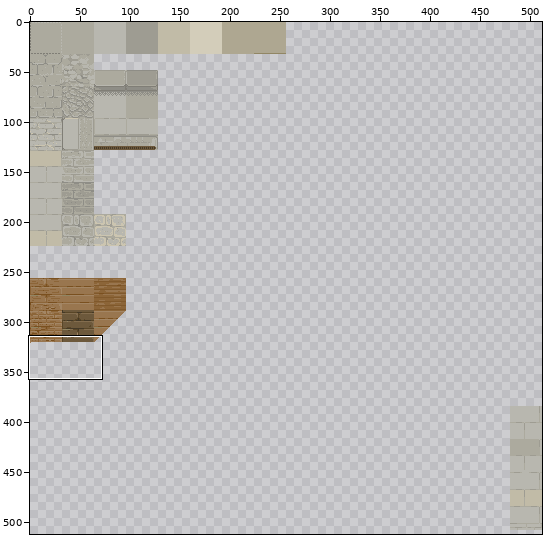
One commit to this sprite sheet: Assets/Sprites/Tiles/seamless.png. The picture above shows the old version from afar; the outline marks the close-up.
Close-up. Before:
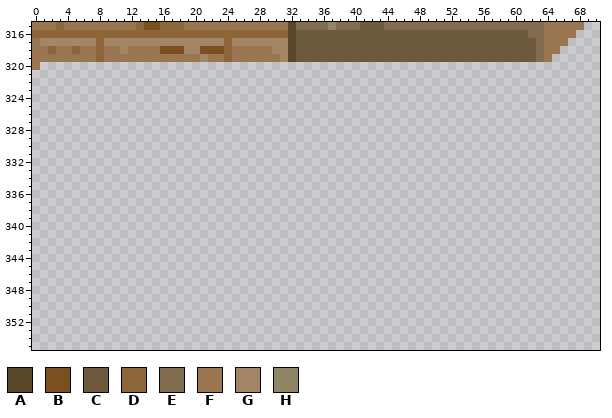
The file is 512x512 pixels. Shown: x 0..70, y 315..355.
Palette (. is transparent): A #594627  B #7a501f  C #6d593c  D #8c6538  E #836d4f  F #99764f  G #a38665  H #918664
Pixels before (only the part around the change), first column x 0:
315 FFFDFFFFFFFFFDBBDDDFFFFFFFFFFFFFAEEEEHEEECCCEEEEEEEEEEEEEEEEEEEEFFFFF..
316 DDDDDDDDDDDDDDDDDDDDDDDDDDDDDDDDACCCCCCCCCCCCCCCCCCCCCCCCCCCCCEEFFFF...
317 FGGGGGGGDGGGGGGGGGGGGGGGDGGGGGGGACCCCCCCCCCCCCCCCCCCCCCCCCCCCCCEFFF....
318 FFDFFDFFDFFGFFFFBBBGGBBBDFFFFFGGACCCCCCCCCCCCCCCCCCCCCCCCCCCCCCEFF.....
319 FFFFFFFFDFFFFFFFFFFFFGFFDFFFFFFGACCCCCCCCCCCCCCCCCCCCCCCCCCCCCCEF......
320 F......................................................................
321 .......................................................................
322 .......................................................................
323 .......................................................................
324 .......................................................................
325 .......................................................................
326 .......................................................................
327 .......................................................................
328 .......................................................................
329 .......................................................................
330 .......................................................................
331 .......................................................................
332 .......................................................................
333 .......................................................................
334 .......................................................................
335 .......................................................................
336 .......................................................................
337 .......................................................................
338 .......................................................................
339 .......................................................................
340 .......................................................................
341 .......................................................................
342 .......................................................................
343 .......................................................................
344 .......................................................................
345 .......................................................................
346 .......................................................................
347 .......................................................................
348 .......................................................................
349 .......................................................................
350 .......................................................................
351 .......................................................................
352 .......................................................................
353 .......................................................................
354 .......................................................................
355 .......................................................................
And afterwards:
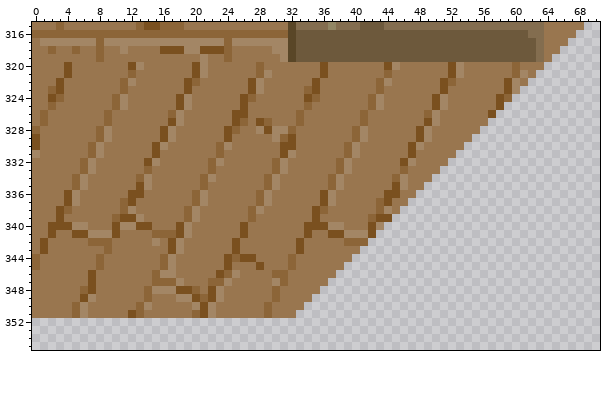
What changed:
Changed rows in their new state; - is an unchanged pixel.
first column x 0:
320 -FFFBFFFFFFFBGFFFFFFBGFFFFFFDFFFFFFFBFFFFFFFBGFFFFFFBGFFFFFFDFFF
321 FFFFBFFFFFFFDFFFFFFFBGFFFFFFDGFFFFFFBFFFFFFFDFFFFFFFBGFFFFFFDGF-
322 FFFBFFFFFFFDGFFFFFFBDFFFFFFBGFFFFFFBFFFFFFFDGFFFFFFBDFFFFFFBGF--
323 FFDBFFFFFFFDFFFFFFFBFFFFFFFBGFFFFFDBFFFFFFFDFFFFFFFBFFFFFFFBG---
324 FFBDFFFFFFDGFFFFFFBGFFFFFFBDFFFFFFBDFFFFFFDGFFFFFFBGFFFFFFBD----
325 FFDFFFFFFFDGFFFFFFBGFFFFFFBFFFFFFFDFFFFFFFDGFFFFFFBGFFFFFFB-----
326 FDFFFFFFFDFFFFFFFDGFFFFFFBBFFFFFFDFFFFFFFDFFFFFFFDGFFFFFFB------
327 FDFFFFFFFDFFFFFFFBGFFFFFFBDFBDFFFDFFFFFFFDFFFFFFFBGFFFFFF-------
328 DFFFFFFFDGFFFFFFBGFFFFFFBDFFGBGGDFFFFFFFDGFFFFFFBGFFFFFF--------
329 BFFFFFFFDGFFFFFFBGFFFFFFBFFFFFGDBFFFFFFFDGFFFFFFBGFFFFF---------
330 BFFFFFFDGFFFFFFBGFFFFFFDGFFFFFFBBFFFFFFDGFFFFFFBGFFFFF----------
331 GFFFFFFDGFFFFFFBFFFFFFFDFFFFFFFBGFFFFFFDGFFFFFFBFFFFF-----------
332 FFFFFFDGFFFFFFBGFFFFFFDGFFFFFFDGFFFFFFDGFFFFFFBGFFFF------------
333 FFFFFFDGFFFFFFDFFFFFFFDFFFFFFFDGFFFFFFDGFFFFFFDFFFF-------------
334 FFFFFDGFFFFFFDGFFFFFFDGFFFFFFDGFFFFFFDGFFFFFFDGFFF--------------
335 FFFFFDGFFFFFFBGFFFFFFDFFFFFFFDGFFFFFFDGFFFFFFBGFF---------------
336 FFFFBGFFFFFFBBFFFFFFDGFFFFFFDGFFFFFFBGFFFFFFBBFF----------------
337 FFFFBGFFFFFDBFFFFFFFDGFFFFFFDGFFFFFFBGFFFFFDBFF-----------------
338 FFFBDFFFFFFDGFFFFFFDGFFFFFFDGFFFFFFBDFFFFFFDGF------------------
339 FFFBFFFFFFDBBGFFFFFDGFFFFFFDFFFFFFFBFFFFFFDBB-------------------
340 FFBBBGGFFFBGGBBFFFBGFFFFFFBFFFFFFFBBBGGFFFBG--------------------
341 FFBFFBBGGGBFFFFDDDBGFFFFFFBFFFFFFFBFFBBGGGB---------------------
342 FBFFFFFDDDFFFFFGFBGFFFFFFBFFFFFFFBFFFFFDDD----------------------
343 FBFFFFFFFDFFFFFFFBGFFFFFFBFFFFFFFBFFFFFFF-----------------------
344 DFFFFFFFDFFFFFFFDGFFFFFFBDBBFFFFDFFFFFFF------------------------
345 DFFFFFFFDFFFFFFFDGFFFFFFBFFFBFFFDFFFFFF-------------------------
346 FFFFFFFBFFFFFFFDGGFFFFFBDGFFFFDDFFFFFF--------------------------
347 FFFFFFFBFFFFFFFDDDGFFFDDGFFFFFGDFFFFF---------------------------
348 FFFFFFDBFFFFFFDGGGBBDFBGFFFFFFDFFFFF----------------------------
349 FFFFFFBGFFFFFFDFFFGGBDBGFFFFFFDFFFF-----------------------------
350 FFFFFDGFFFFFFDGFFFFFGBGFFFFFFDFFFF------------------------------
351 FFFFFDGFFFFFBDFFFFFFDBGFFFFFFDFFF-------------------------------
Where, in picture pixels (left, top, right, bottom), the same in both close-ups:
added: (32, 62, 544, 318)
